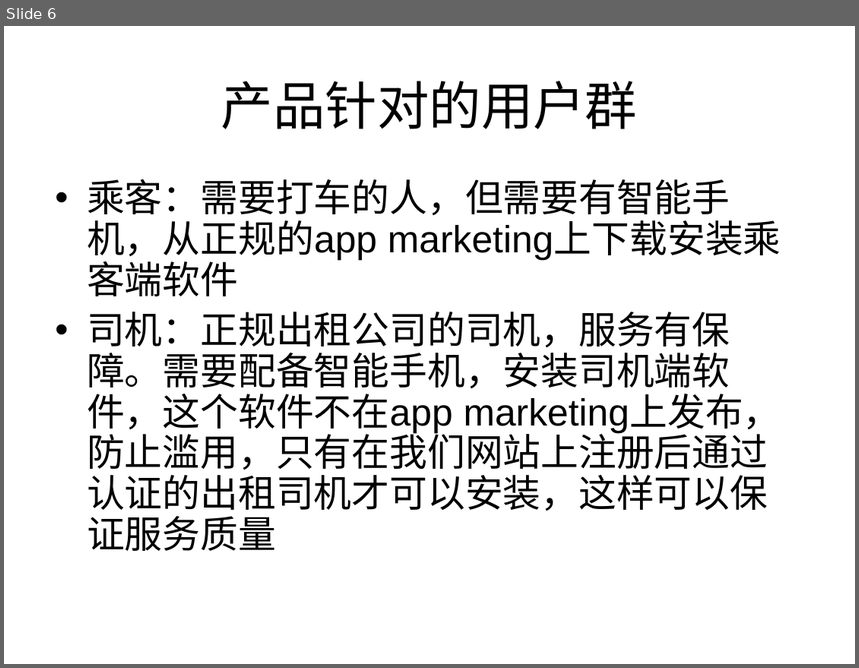
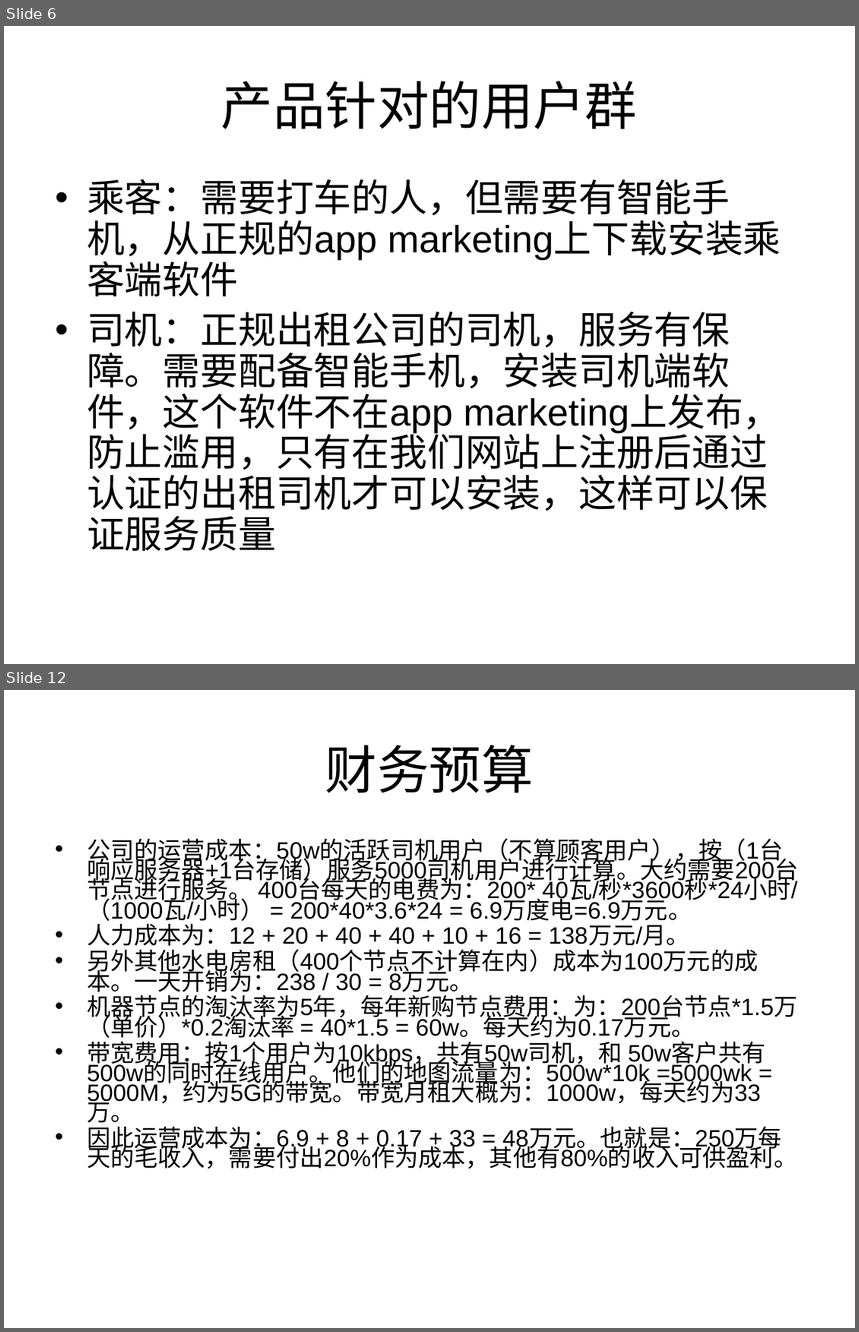
Before and after one commit to uwitec/icallcenter, a slide deck: callcenter/doc/商业计划书.ppt. Shown one above the other, each under a label of ours: slide 6 before the commit, slides 6 and 12 after it; the slides between them are not shown. The pictures are 859x668 and 859x1332 pixels, drawn with LibreOffice and Linux fonts; fonts in the diff are those of the drawing. Boxes give left, top, right and bottom in pixels: in the first picture for what was removed or moved away, otherwise in the second. Text is boxed around its words. In the diff, an @@ line names an element or a change of style, - is before the commit and + after.

```diff
--- a/callcenter/doc/商业计划书.ppt
+++ b/callcenter/doc/商业计划书.ppt
@@ slide 12 added at box(4, 690, 855, 1328), background #FFFFFF @@
@@ title added at box(325, 745, 534, 793), 44 pt, text #000000 @@
+财务预算
@@ text added at box(87, 838, 798, 1169), 20 pt, text #000000 @@
+• 公司的运营成本：50w的活跃司机用户（不算顾客用户），按（1台响应服务器+1台存储）服务5000司机用户进行计算。大约需要200台节点进行服务。 400台每天的电费为：200* 40瓦/秒*3600秒*24小时/ （1000瓦/小时） = 200*40*3.6*24 = 6.9万度电=6.9万元。
+• 人力成本为：12 + 20 + 40 + 40 + 10 + 16 = 138万元/月。
+• 另外其他水电房租（400个节点不计算在内）成本为100万元的成本。一天开销为：238 / 30 = 8万元。
+• 机器节点的淘汰率为5年，每年新购节点费用：为：200台节点*1.5万（单价）*0.2淘汰率 = 40*1.5 = 60w。每天约为0.17万元。
+• 带宽费用：按1个用户为10kbps，共有50w司机，和 50w客户共有 500w的同时在线用户。他们的地图流量为：500w*10k =5000wk = 5000M，约为5G的带宽。带宽月租大概为：1000w，每天约为33万。
+• 因此运营成本为：6.9 + 8 + 0.17 + 33 = 48万元。也就是：250万每天的毛收入，需要付出20%作为成本，其他有80%的收入可供盈利。
```
Also in this commit, not shown: 2 slides changed, 5 other slides added.
